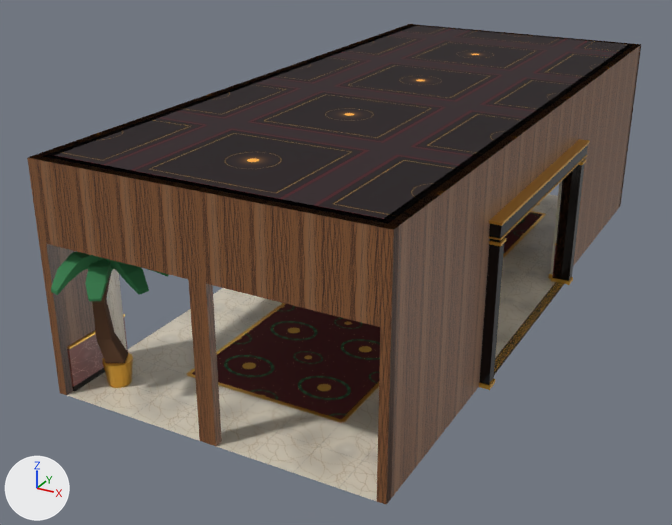
A saved change to the glTF model tools/paquet_essai/casino_minuit/decor/zone-R-FOYER.glb.
The view is the same before and after, from a 50 mm camera at (27.86, -0.57, 10.89) aimed at (16.88, 19.39, 0.91). The lights are fixed; the arrows at lower left show +X, +Y and +Z. The older version comes first. Where no turn or scale is listed for an object, it has been applied to the vertices.

Objects in the first picture: 'props', 'static', 'static.001', 'static.002', 'static.003', 'static.004', 'static.005', 'static.007'.
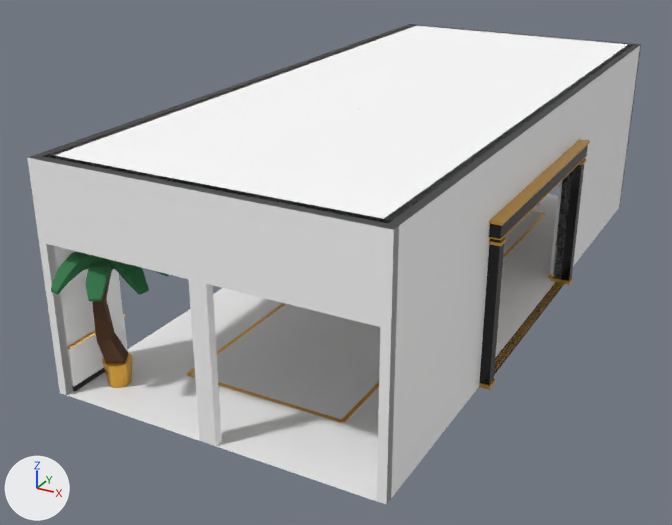
Boxes (x1, y1, x2, y2) around the edits, measured in the pictures (672 x 525 px):
'static.004', surface changed (brown to grey)
    both: (27, 24, 641, 505)
'static.003', surface changed (black to white)
    both: (34, 25, 639, 228)
'static', surface changed (grey to white)
    both: (67, 180, 563, 501)
'static.001', surface changed (black to grey)
    both: (192, 212, 543, 420)
'static.005', surface changed
    both: (68, 246, 557, 387)

Patch to the scene script:
```diff
--- a/tools/paquet_essai/casino_minuit/decor/zone-R-FOYER.glb.py
+++ b/tools/paquet_essai/casino_minuit/decor/zone-R-FOYER.glb.py
@@ img_matiere_png @@
+img_matiere_png = load_image('matiere.png', 'tex/matiere.png', 1, 1, 'sRGB')
@@ mat_da_marbrecreme @@
 mat_da_marbrecreme = principled_material('da.marbreCreme')
-mat_da_marbrecreme.texture = img_3674ae9da73096e6_png
+mat_da_marbrecreme.texture = img_matiere_png
 mat_da_marbrecreme.roughness = 0.32
@@ mat_da_moquetted @@
 mat_da_moquetted = principled_material('da.moquetteD')
-mat_da_moquetted.texture = img_87d598e70fb27d20_png
+mat_da_moquetted.texture = img_matiere_png
 mat_da_moquetted.roughness = 0.95
@@ mat_da_plafondbas @@
 mat_da_plafondbas = principled_material('da.plafondBas')
-mat_da_plafondbas.texture = img_9be791e16c2f94d6_png
+mat_da_plafondbas.texture = img_matiere_png
 mat_da_plafondbas.roughness = 1.0
@@ mat_da_boisclair @@
 mat_da_boisclair = principled_material('da.boisClair')
-mat_da_boisclair.texture = img_33e6a7eab6c439f0_png
+mat_da_boisclair.texture = img_matiere_png
 mat_da_boisclair.roughness = 0.4
@@ mat_da_marbrerouge @@
 mat_da_marbrerouge = principled_material('da.marbreRouge')
-mat_da_marbrerouge.texture = img_7224e504e5d014ee_png
+mat_da_marbrerouge.texture = img_matiere_png
 mat_da_marbrerouge.roughness = 0.3
```
